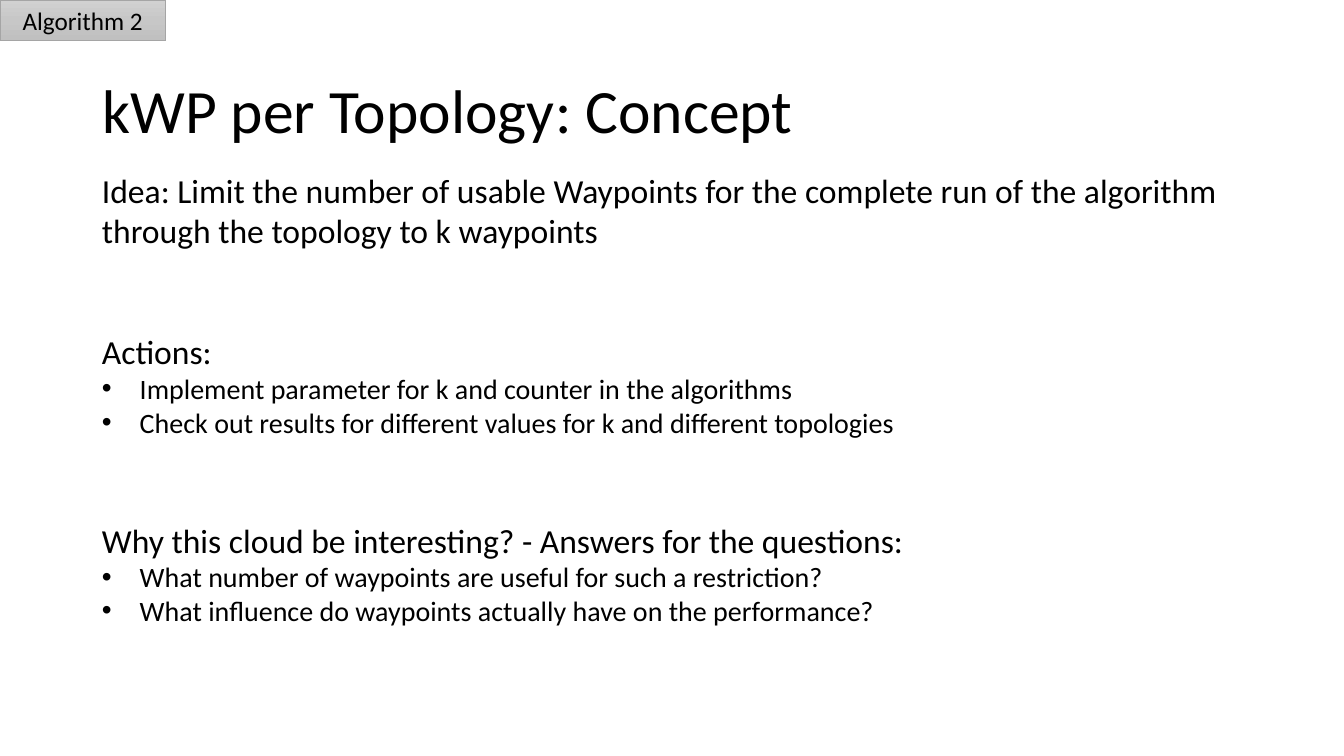
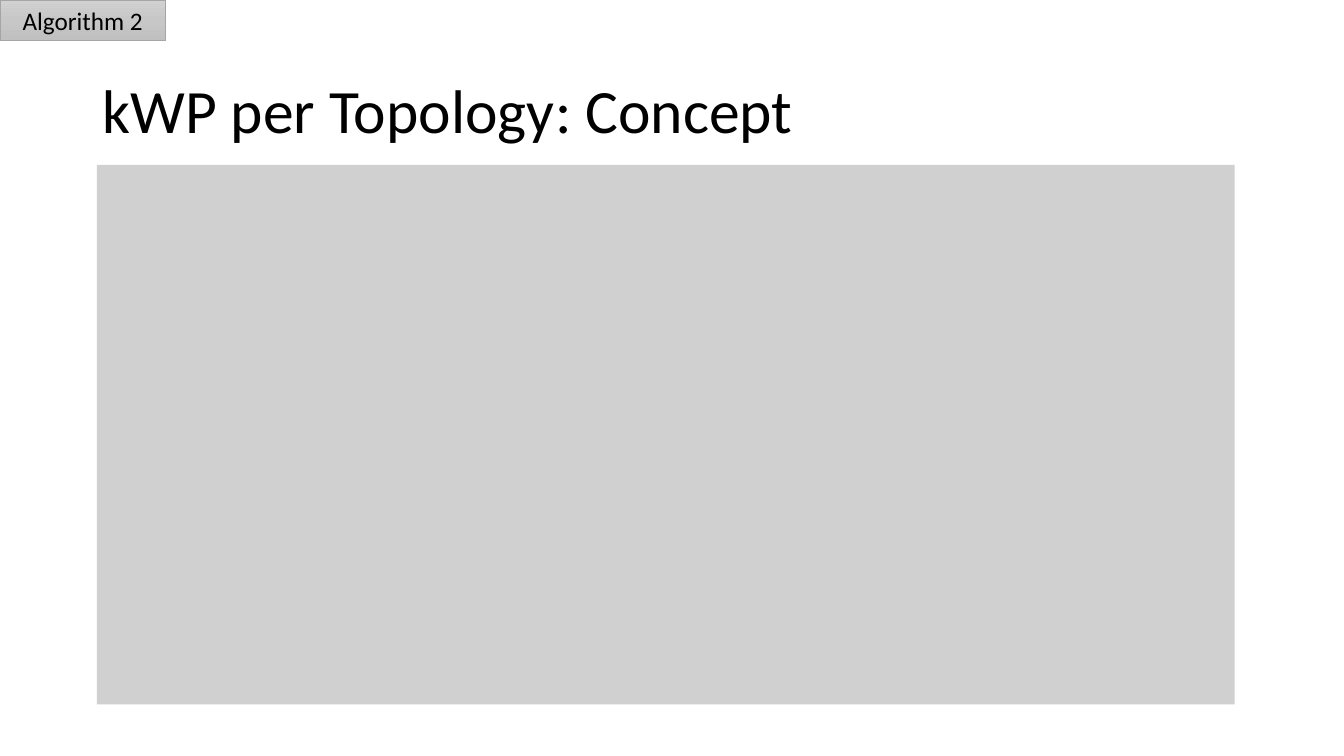
Before and after one commit to gajanns/Fachprojekt_Code, a slide deck: slide 12 of Presentation/Fachprojekt_Presentation1_Final.pptx. Drawn at 1344x756 pixels with LibreOffice and Linux fonts; fonts in the diff are those of the drawing; grey boxes stand for pictures. Boxes give left, top, right and bottom in pixels: in the first picture for what was removed or moved away, otherwise in the second. Text is boxed around its words. In the diff, an @@ line names an element or a change of style, - is before the commit and + after.

```diff
--- a/Presentation/Fachprojekt_Presentation1_Final.pptx
+++ b/Presentation/Fachprojekt_Presentation1_Final.pptx
@@ picture added at (97,165,1235,705) @@
@@ text removed at (102,179,1216,626) @@
-Idea: Limit the number of usable Waypoints for the complete run of the algorithm through the topology to k waypoints
-Actions:
-• Implement parameter for k and counter in the algorithms
-• Check out results for different values for k and different topologies
-Why this cloud be interesting? - Answers for the questions:
-• What number of waypoints are useful for such a restriction?
-• What influence do waypoints actually have on the performance?
```
Also in this commit, not shown: 3 other slides changed, 5 slides added.
